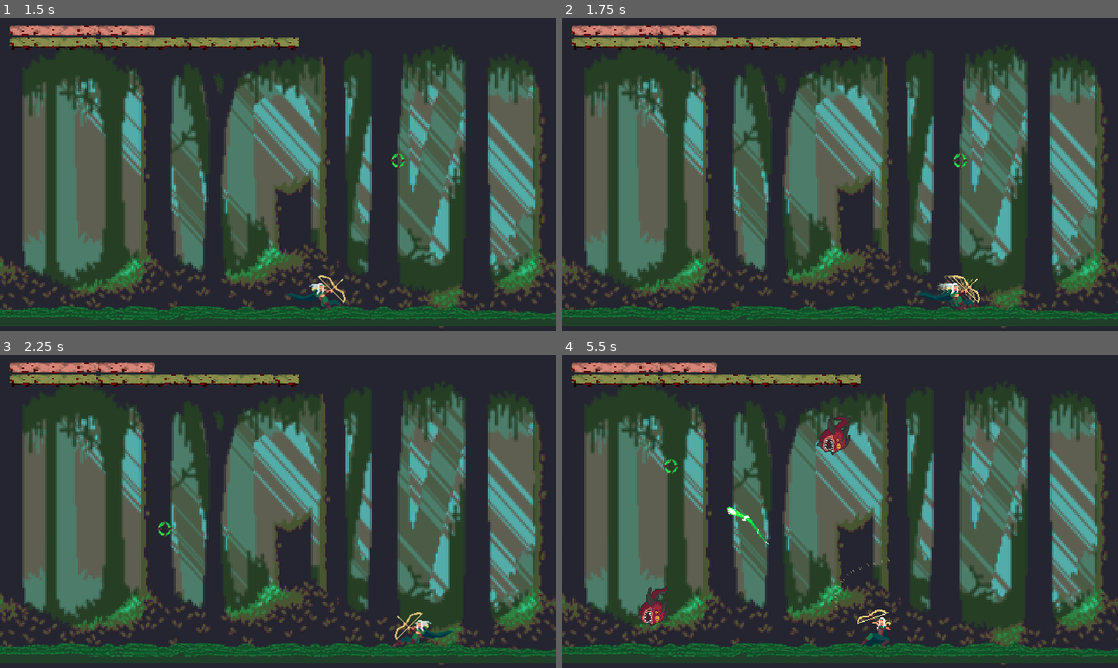
Above: before the commit, frames 1-4 (two rows, left to right).
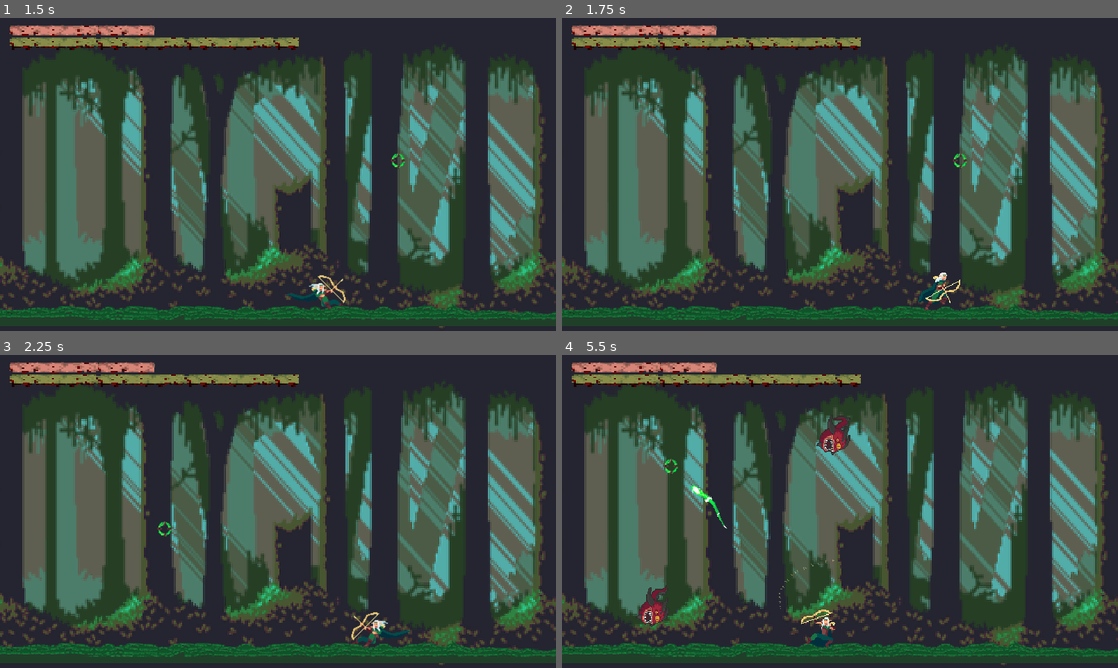
Above: after the commit, the same moments.

Repository: dcrespo3d/GGJ2023
Game: Godot game, scene res://EscenaMainMenu.tscn
Same seed, same stepped clock (60 frames per second), same inputs: the game is played once before the commit and once after it.
Inputs (mouse positions are in pixels of both pictures, inside the frame that each line leads up to):
- Up to frame 1 (1.5 s): click "Start" at 0.5 s; move the mouse to (400, 158) at 1.27 s; hold Right (ui_right) from 1.28 s (still down); tap Space (dash_key) at 1.35 s
- Up to frame 2 (1.75 s): keep holding Right (ui_right)
- Up to frame 3 (2.25 s): move the mouse to (166, 527) at 2.02 s; release Right (ui_right) at 2.03 s; hold Left (ui_left) from 2.03 s (still down); tap Space (dash_key) at 2.1 s
- Up to frame 4 (5.5 s): move the mouse to (895, 442) at 2.77 s; release Left (ui_left) at 2.78 s; hold Right (ui_right) 2.78-3.53 s; click (895, 442) at 2.85 s; tap Space (dash_key) at 3.05, 3.6, 4.35, 5.3 s; move the mouse to (812, 574) at 3.52 s; hold Up (ui_up) 3.53-4.28 s; move the mouse to (1006, 558) at 4.27 s; hold Left (ui_left) from 4.28 s (still down); move the mouse to (673, 464) at 5.02 s; click (673, 464) at 5.1 s

Frame 1 is identical in both runs. In frame 2, 0.7% of the frame differs, in the area x 63-76%, y 81-94%; in frame 3, 0.8%; in frame 4, 0.9%, in the area x 23-60%, y 41-94%.

Commit message:
Update
a

Diff:
--- a/EscenaMain.tscn
+++ b/EscenaMain.tscn
@@ -71,6 +71,7 @@
 position = Vector2( 315, 271 )
 maxHealth = 250
 currentHealth = 250
+dash_Duration = 35
 dashcooldown = 0.1
 dashrecoveryspeed = 0.57
 dashstalerate = 0.5
--- a/project.godot
+++ b/project.godot
@@ -55,6 +55,11 @@
 , Object(InputEventKey,"resource_local_to_scene":false,"resource_name":"","device":0,"alt":false,"shift":false,"control":false,"meta":false,"command":false,"pressed":false,"scancode":83,"physical_scancode":0,"unicode":0,"echo":false,"script":null)
  ]
 }
+dash_key={
+"deadzone": 0.5,
+"events": [ Object(InputEventKey,"resource_local_to_scene":false,"resource_name":"","device":0,"alt":false,"shift":false,"control":false,"meta":false,"command":false,"pressed":false,"scancode":0,"physical_scancode":32,"unicode":0,"echo":false,"script":null)
+ ]
+}
 shoot={
 "deadzone": 0.5,
 "events": [ Object(InputEventMouseButton,"resource_local_to_scene":false,"resource_name":"","device":0,"alt":false,"shi …(212 unchanged characters)…
@@ -85,11 +90,6 @@
 "events": [ Object(InputEventKey,"resource_local_to_scene":false,"resource_name":"","device":0,"alt":false,"shift":false,"control":false,"meta":false,"command":false,"pressed":false,"scancode":53,"physical_scancode":0,"unicode":0,"echo":false,"script":null)
  ]
 }
-dash_key={
-"deadzone": 0.5,
-"events": [ Object(InputEventKey,"resource_local_to_scene":false,"resource_name":"","device":0,"alt":false,"shift":false,"control":false,"meta":false,"command":false,"pressed":false,"scancode":0,"physical_scancode":32,"unicode":0,"echo":false,"script":null)
- ]
-}
 debug6={
 "deadzone": 0.5,
 "events": [ Object(InputEventKey,"resource_local_to_scene":false,"resource_name":"","device":0,"alt":false,"shift":false,"control":false,"meta":false,"command":false,"pressed":false,"scancode":54,"physical_scancode":0,"unicode":0,"echo":false,"script":null)
